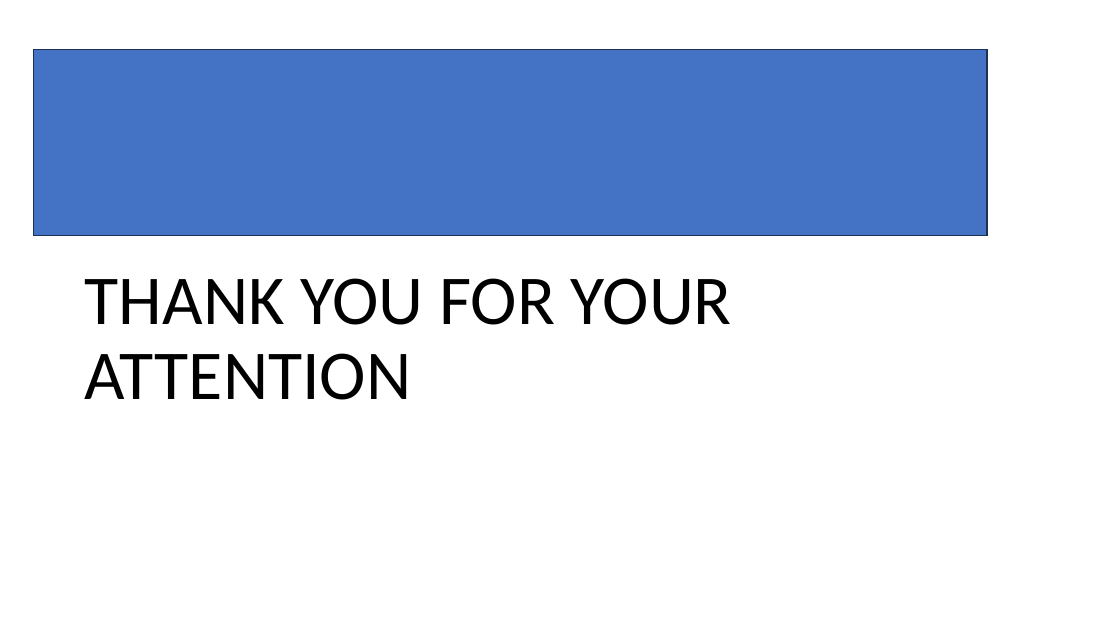
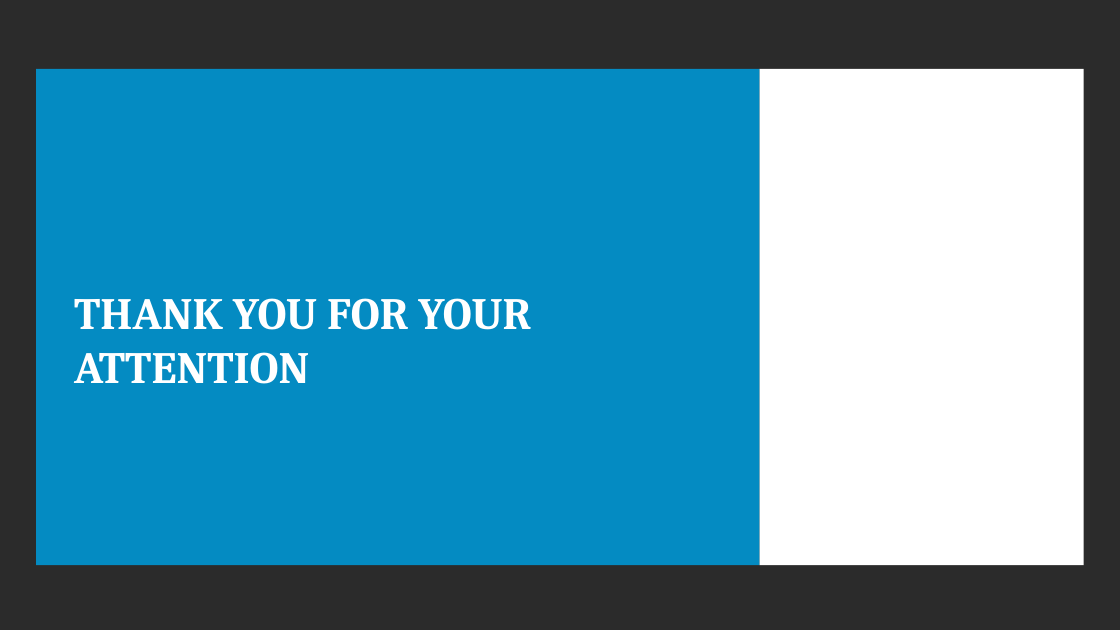
Before and after one commit to Bimi1804/BiT-ReNU, a slide deck: slide 30 of MasterThesis_Presentation2_MarkusBimassl.pptx (slide 27 before the commit). Drawn at 1120x630 pixels with LibreOffice and Linux fonts; fonts in the diff are those of the drawing; background and template pictures are left out; a plain dark background stands for a picture behind light text. Boxes give left, top, right and bottom in pixels: in the first picture for what was removed or moved away, otherwise in the second. Text is boxed around its words. In the diff, an @@ line names an element or a change of style, - is before the commit and + after.

```diff
--- a/MasterThesis_Presentation2_MarkusBimassl.pptx
+++ b/MasterThesis_Presentation2_MarkusBimassl.pptx
@@ background #FFFFFF to picture (left out) @@
@@ rectangle removed at (33,50,987,235) @@
@@ rectangle added at (36,69,760,565), fill #0096D3 at 90% opacity @@
@@ rectangle added at (760,69,1084,565), fill #FFFFFF @@
@@ title "THANK YOU FOR YOUR ATTENTION": place and size @@
-title "THANK YOU FOR YOUR ATTENTION" at (85,278,732,400)
+title "THANK YOU FOR YOUR ATTENTION" at (74,298,531,384)
@@ title "THANK YOU FOR YOUR ATTENTION" at (74,298,531,384): size 60 to 38.4 pt, font Calibri to Cambria, text colour #000000 to #FFFFFF, bold on; line spacing 0.9 to 1; vertical alignment bottom to middle @@
```
Also in this commit, not shown: 42 other slides changed, 5 slides added.
